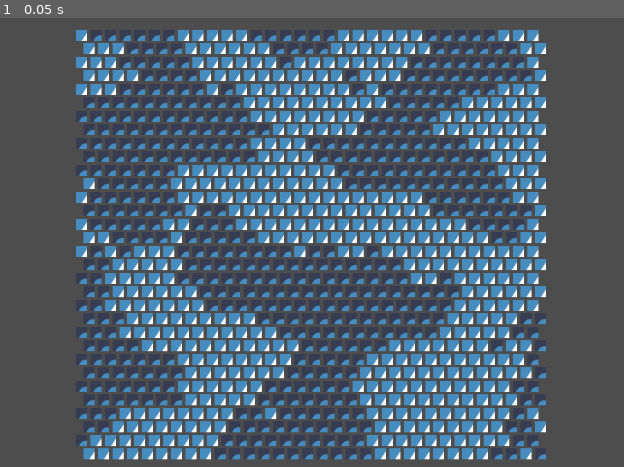
Above: before the commit, frame 1.
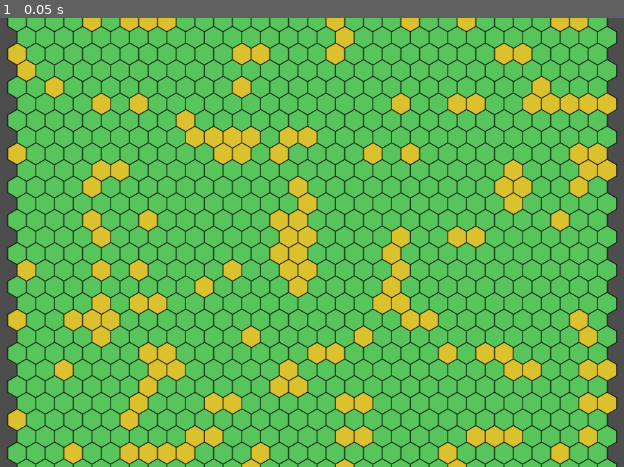
Above: after the commit, the same moment.

Repository: ARCsweden/GameJam2025Fall
Game: Godot game, scene res://Assets/World.tscn
Two runs of this game, one before a commit and one after it. Both use one fixed random seed, a clock stepped at 60 frames per second and the inputs below. The engine's default icon, where the game draws it, is replaced by a stand-in: a white triangle on a blue panel in a dark square.
Inputs:
- Up to frame 1 (0.05 s): no input

The runs differ from the first frame. In frame 1, 96% of the frame differs, in the area x 1-99%, y 0-100%.

Commit message:
Got hex tiles to show

Diff:
--- a/dancing-queen/Assets/Tiles/hex_tiles.tres
+++ b/dancing-queen/Assets/Tiles/hex_tiles.tres
@@ -1,14 +1,15 @@
 [gd_resource type="TileSet" load_steps=3 format=3 uid="uid://hd1rspuns4n8"]
 
-[ext_resource type="Texture2D" uid="uid://qee676qcx4nq" path="res://icon.svg" id="1_hrkeu"]
+[ext_resource type="Texture2D" uid="uid://d34rtre30gv6" path="res://Assets/Tiles/Tiles.png" id="1_hrkeu"]
 
 [sub_resource type="TileSetAtlasSource" id="TileSetAtlasSource_1xu14"]
 texture = ExtResource("1_hrkeu")
-1:1/0 = 0
-3:2/0 = 0
-2:4/0 = 0
+texture_region_size = Vector2i(32, 32)
+0:0/0 = 0
+1:0/0 = 0
+2:0/0 = 0
 
 [resource]
 tile_shape = 3
-tile_size = Vector2i(21, 26)
-sources/1 = SubResource("TileSetAtlasSource_1xu14")
+tile_size = Vector2i(27, 32)
+sources/0 = SubResource("TileSetAtlasSource_1xu14")
--- a/dancing-queen/Assets/Tiles/tile_map_layer.tscn
+++ b/dancing-queen/Assets/Tiles/tile_map_layer.tscn
@@ -1,15 +1,22 @@
-[gd_scene load_steps=5 format=3 uid="uid://03g35hljx7nw"]
+[gd_scene load_steps=6 format=3 uid="uid://03g35hljx7nw"]
 
 [ext_resource type="Script" uid="uid://kjhxq25puqff" path="res://generate_map.gd" id="1_ib3k8"]
 [ext_resource type="TileSet" uid="uid://hd1rspuns4n8" path="res://Assets/Tiles/hex_tiles.tres" id="1_ruj66"]
 
+[sub_resource type="Gradient" id="Gradient_ruj66"]
+offsets = PackedFloat32Array(0.09375, 0.6354167, 1)
+colors = PackedColorArray(0, 0, 0, 1, 0.42465752, 0.42465752, 0.42465752, 1, 1, 1, 1, 1)
+
 [sub_resource type="FastNoiseLite" id="FastNoiseLite_s41pq"]
-frequency = 0.0864
+noise_type = 3
+seed = 2
+frequency = 0.3833
 
 [sub_resource type="NoiseTexture2D" id="NoiseTexture2D_0sdh8"]
 width = 32
 height = 32
 noise = SubResource("FastNoiseLite_s41pq")
+color_ramp = SubResource("Gradient_ruj66")
 
 [node name="TileMapLayer" type="TileMapLayer"]
 tile_set = ExtResource("1_ruj66")
--- a/dancing-queen/generate_map.gd
+++ b/dancing-queen/generate_map.gd
@@ -2,13 +2,13 @@
 
 @export var noise_tex : NoiseTexture2D
 
-var grass_atlas = Vector2i(1,1)
-var flower_atlas = Vector2i(3,2)
-var danger_atlas = Vector2i(2,4)
+var grass_atlas = Vector2i(2,0)
+var flower_atlas = Vector2i(0,0)
+var danger_atlas = Vector2i(1,0)
 var noise : Noise
 var width : int = 32
 var height : int = 32
-var source_id = 1
+var source_id = 0
 func _ready() -> void:
 	generate_world()
 	pass
@@ -19,7 +19,7 @@
 		for y in range(-height/2, height/2):
 			var noise_val :float = noise.get_noise_2d(x,y)
 			# placing ground
-			if noise_val >= 0.0:
+			if noise_val >= -0.2:
 				set_cell(Vector2i(x,y), source_id, grass_atlas)
 			else:
 				set_cell(Vector2i(x,y), source_id,flower_atlas)
